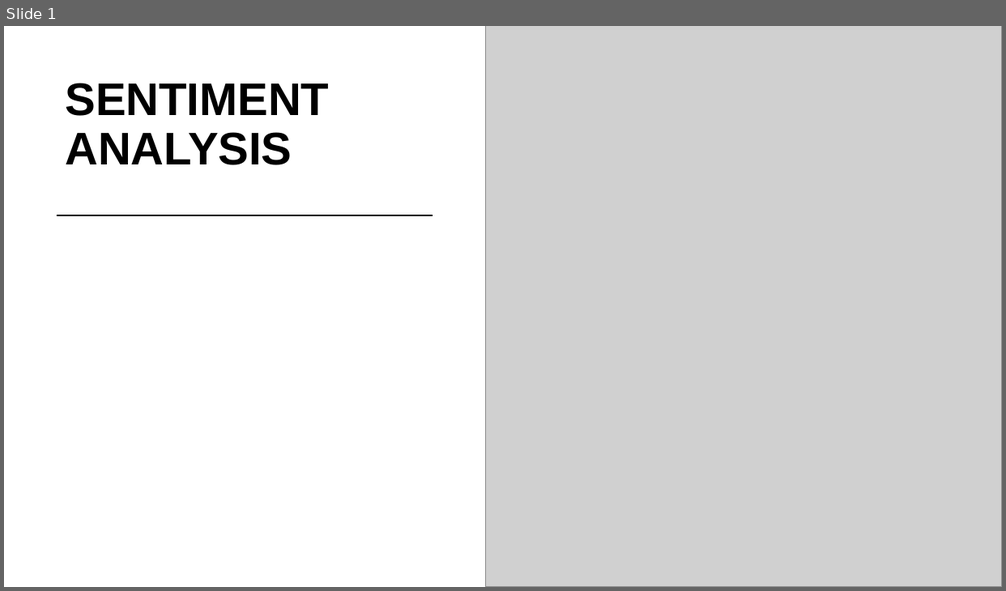
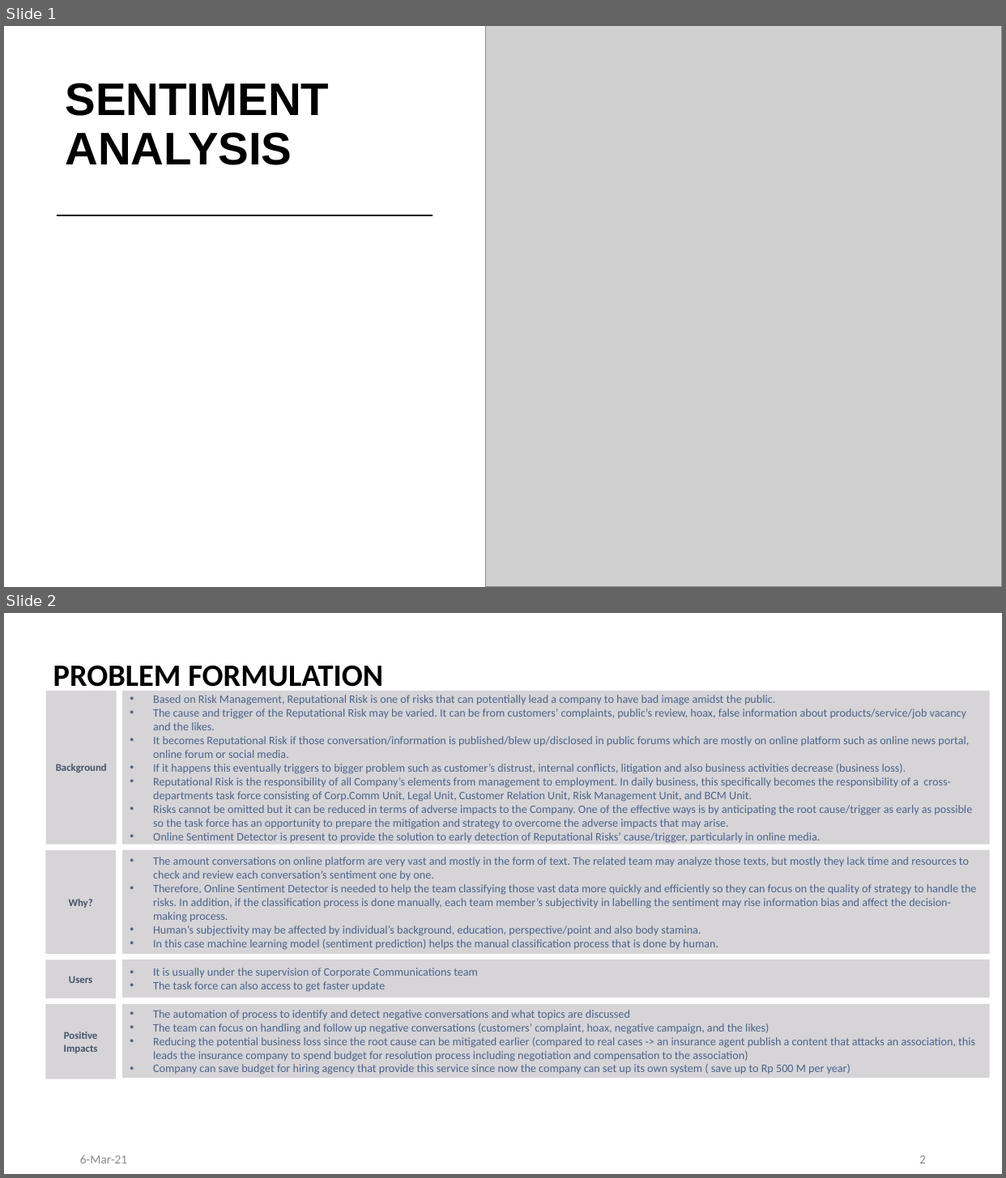
Before and after one commit to Damianus04/data-science-purwadhika-final-project, a slide deck: 0-Final-Project-Overview.pptx. Shown one above the other, each under a label of ours: slide 1 before the commit, slides 1 and 2 after it. The pictures are 1006x591 and 1006x1178 pixels, drawn with LibreOffice and Linux fonts; fonts in the diff are those of the drawing; grey boxes stand for pictures. Boxes give left, top, right and bottom in pixels: in the first picture for what was removed or moved away, otherwise in the second. Text is boxed around its words. In the diff, an @@ line names an element or a change of style, - is before the commit and + after.

Commit message:
update deck

```diff
--- a/0-Final-Project-Overview.pptx
+++ b/0-Final-Project-Overview.pptx
@@ slide 2 added at (x1=4, y1=613, x2=1002, y2=1174), background #FFFFFF @@
@@ title added at (x1=53, y1=665, x2=383, y2=693), 30 pt, text #000000, bold @@
+PROBLEM FORMULATION
@@ rectangle added at (x1=46, y1=691, x2=117, y2=845), fill #D6D4D7, 10 pt, text #44546A, bold @@
+Background
@@ rectangle added at (x1=122, y1=691, x2=989, y2=845), fill #D6D4D7, 11 pt, text #49648C @@
+• Based on Risk Management, Reputational Risk is one of risks that can potentially lead a company to have bad image amidst the public.
+• The cause and trigger of the Reputational Risk may be varied. It can be from customers’ complaints, public’s review, hoax, false information about products/service/job vacancy and the likes.
+• It becomes Reputational Risk if those conversation/information is published/blew up/disclosed in public forums which are mostly on online platform such as online news portal, online forum or social media.
+• If it happens this eventually triggers to bigger problem such as customer’s distrust, internal conflicts, litigation and also business activities decrease (business loss).
+• Reputational Risk is the responsibility of all Company’s elements from management to employment. In daily business, this specifically becomes the responsibility of a cross-departments task force consisting of Corp.Comm Unit, Legal Unit, Customer Relation Unit, Risk Management Unit, and BCM Unit.
+• Risks cannot be omitted but it can be reduced in terms of adverse impacts to the Company. One of the effective ways is by anticipating the root cause/trigger as early as possible so the task force has an opportunity to prepare the mitigation and strategy to overcome the adverse impacts that may arise.
+• Online Sentiment Detector is present to provide the solution to early detection of Reputational Risks’ cause/trigger, particularly in online media.
@@ rectangle added at (x1=46, y1=850, x2=117, y2=954), fill #D6D4D7, 10 pt, text #44546A, bold @@
+Why?
@@ rectangle added at (x1=122, y1=850, x2=989, y2=954), fill #D6D4D7, 11 pt, text #49648C @@
+• The amount conversations on online platform are very vast and mostly in the form of text. The related team may analyze those texts, but mostly they lack time and resources to check and review each conversation’s sentiment one by one.
+• Therefore, Online Sentiment Detector is needed to help the team classifying those vast data more quickly and efficiently so they can focus on the quality of strategy to handle the risks. In addition, if the classification process is done manually, each team member’s subjectivity in labelling the sentiment may rise information bias and affect the decision-making process.
+• Human’s subjectivity may be affected by individual’s background, education, perspective/point and also body stamina.
+• In this case machine learning model (sentiment prediction) helps the manual classification process that is done by human.
@@ rectangle added at (x1=46, y1=960, x2=117, y2=999), fill #D6D4D7, 10 pt, text #44546A, bold @@
+Users
@@ rectangle added at (x1=122, y1=960, x2=989, y2=999), fill #D6D4D7, 11 pt, text #49648C @@
+• It is usually under the supervision of Corporate Communications team
+• The task force can also access to get faster update
@@ rectangle added at (x1=46, y1=1004, x2=117, y2=1080), fill #D6D4D7, 10 pt, text #44546A, bold @@
+Positive Impacts
@@ rectangle added at (x1=122, y1=1004, x2=989, y2=1079), fill #D6D4D7, 11 pt, text #49648C @@
+• The automation of process to identify and detect negative conversations and what topics are discussed
+• The team can focus on handling and follow up negative conversations (customers’ complaint, hoax, negative campaign, and the likes)
+• Reducing the potential business loss since the root cause can be mitigated earlier (compared to real cases -> an insurance agent publish a content that attacks an association, this leads the insurance company to spend budget for resolution process including negotiation and compensation to the association)
+• Company can save budget for hiring agency that provide this service since now the company can set up its own system ( save up to Rp 500 M per year)
@@ text added at (x1=80, y1=1156, x2=127, y2=1164), 12 pt, text #8C8C8C @@
+6-Mar-21
@@ page number added at (x1=919, y1=1156, x2=926, y2=1164), 12 pt, text #8C8C8C @@
+2
```
Also in this commit, not shown: 6 slides changed, 1 other slide added, 3 other files.
